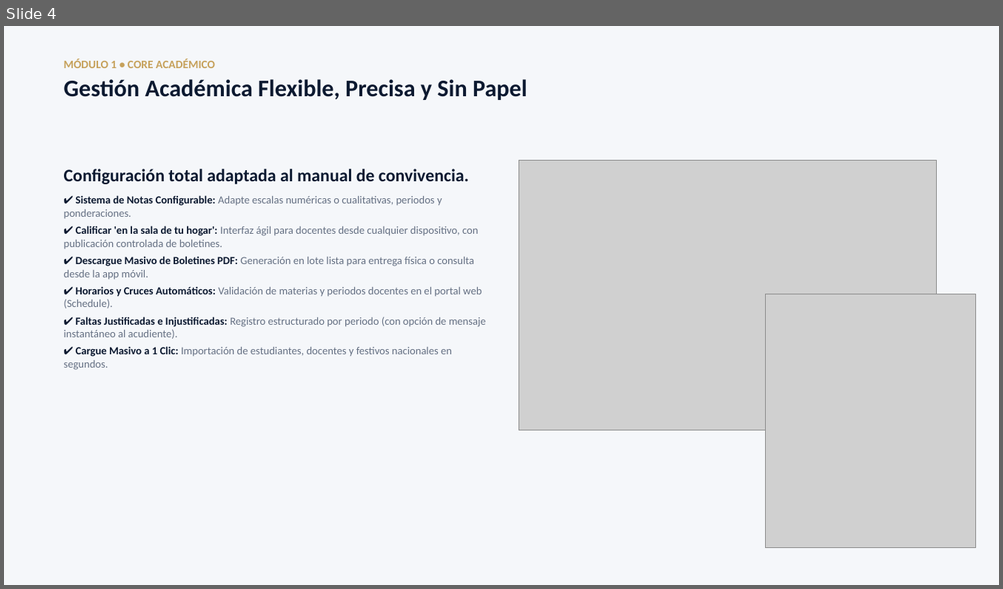
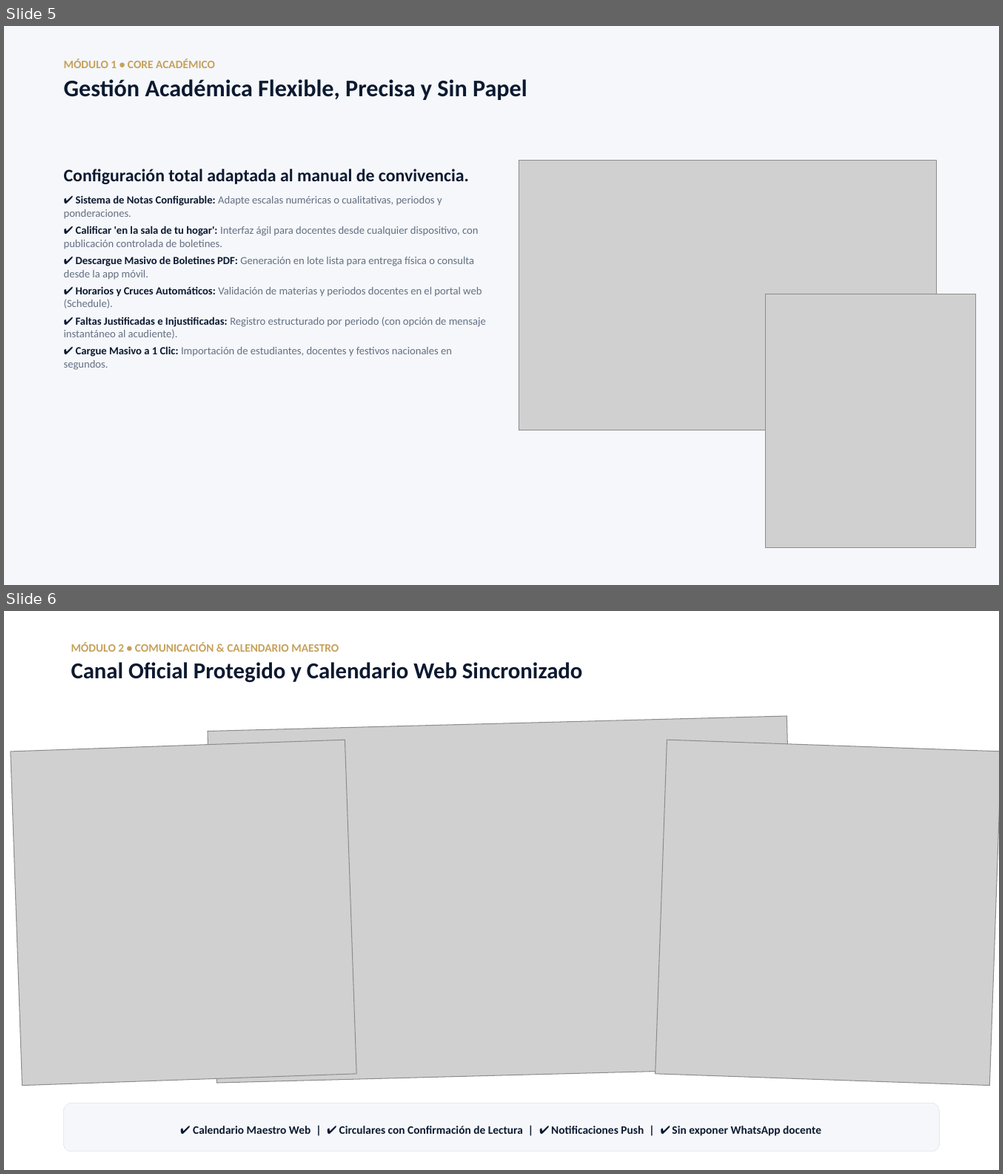
Before and after one commit to milopedraza/AuraWeb, a slide deck: propuesta/Propuesta_Comercial_Skooling_Aura.pptx. Shown one above the other, each under a label of ours: slide 4 before the commit, slides 5 and 6 after it. The pictures are 1003x589 and 1003x1174 pixels, drawn with LibreOffice and Linux fonts; fonts in the diff are those of the drawing; grey boxes stand for pictures. Boxes give left, top, right and bottom in pixels: in the first picture for what was removed or moved away, otherwise in the second. Text is boxed around its words. In the diff, an @@ line names an element or a change of style, - is before the commit and + after.

```diff
--- a/propuesta/Propuesta_Comercial_Skooling_Aura.pptx
+++ b/propuesta/Propuesta_Comercial_Skooling_Aura.pptx
@@ slide 6 added at (4,611,999,1170), background #FFFFFF @@
@@ text added at (71,642,583,683), 22 pt, text #0C1930, bold @@
+MÓDULO 2 • COMUNICACIÓN & CALENDARIO MAESTRO
+Canal Oficial Protegido y Calendario Web Sincronizado
@@ picture added at (208,716,796,1083) @@
@@ picture added at (10,740,356,1085) @@
@@ picture added at (655,740,999,1085) @@
@@ rounded rectangle added at (64,1103,939,1152), fill #F5F7FA, outline #E5E9EF 0.75 pt, 11 pt, text #0C1930, bold @@
+✔ Calendario Maestro Web | ✔ Circulares con Confirmación de Lectura | ✔ Notificaciones Push | ✔ Sin exponer WhatsApp docente
@@ what was slide 4 is now slide 5 @@
```
Also in this commit, not shown: 2 slides changed, 2 other slides added, 2 slides removed, 4 other files.
